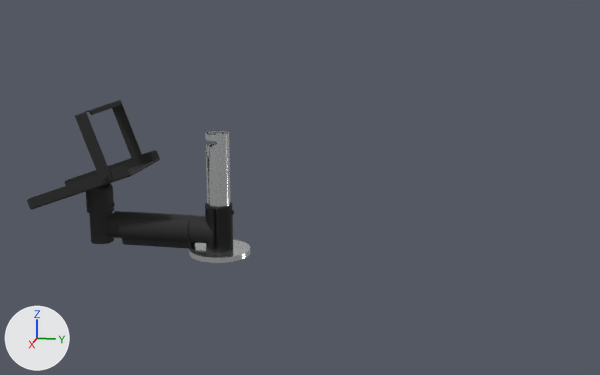
The glTF model projekt.glb as it was, and as the next commit left it.
Before and after are seen from a camera (50 mm lens) standing at (1.463, -0.841, 0.649) and looking at (0.216, -1.09, 0.337). The axes (+X, +Y, +Z) are drawn at lower left. The lights are the same throughout. The first picture is the older version. Where no turn or scale is listed for an object, it has been applied to the vertices.

Objects in the first picture: 'PL38_0006', 'PL38_0100__Flex_Arm_A', 'PL38_0100__Flex_Arm_B', 'PL38_0200'.
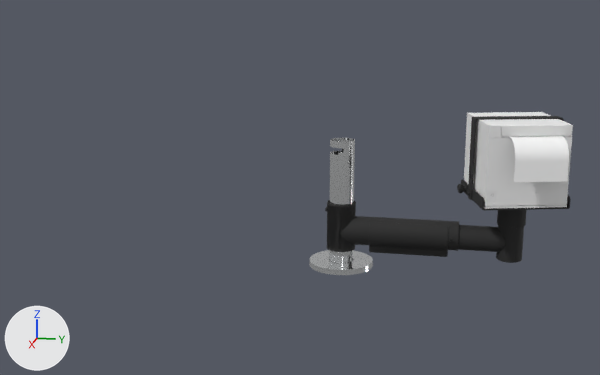
Commit message: AR update

ob_scene_001 is not drawn itself; it is the parent of ob_pl38_0100__flex_arm_a.
ob_scene_002 is not drawn itself; it is the parent of ob_pl38_0100__flex_arm_b.

Changed parts and their boxes [x1, y1, x2, y2] in the pictures (600 x 375 px):
'PL38_0100__Flex_Arm_A', moved, turned: before [110, 203, 234, 252]; after [325, 200, 459, 257]
'PL38_0007_full_c_2', added: after [464, 112, 573, 209]
'PL38_0200', moved: before [190, 131, 250, 263]; after [309, 138, 373, 275]
'PL38_0006', deleted (black): before [27, 100, 160, 214]
'PL38_0100__Flex_Arm_B', moved, turned: before [89, 212, 114, 244]; after [458, 225, 524, 263]
'PL38_0007_full_c_1', added: after [510, 136, 569, 182]
'PL38_0007', added: after [457, 116, 571, 228]

What the commit changed:
Material 'Pulverbeschichtung_(Dunkelgrau)' (mat_pulverbeschichtung__dunkelgrau) is new.
Its base color is (0.85, 0.85, 0.85) (white #ededed).
Its roughness is 1.0.
Material 'Papier_(Weiß)' (mat_papier__weiß) is new.
Its base color is (0.95, 0.95, 0.95) (white #f9f9f9).
Its roughness is 1.0.
Mesh me_mesh_5 is new.
It has 329 vertices, 638 faces and spans x -0.0877..0.0582, y -0.0769..0.069, z -0.0595..0.0595.
It uses material mat_pulverbeschichtung__dunkelgrau (white #ededed).
Mesh me_mesh_4 is new.
It has 52 vertices, 100 faces and spans x 0.027..0.08, y -0.0186..0.0629, z -0.0143..0.0433.
It uses material mat_papier__weiß (white #f9f9f9).
Mesh me_mesh_3_1 is new.
It has 13274 vertices, 26568 faces and spans x -0.075..0.075, y -0.082..0.077, z -0.081..0.081.
It uses material mat_material_3 (black #262626).
Object 'PL38_0200' (ob_pl38_0200) moves from (0.2, -1.228, 0.315) to (0.218, -1.023, 0.315).
Object 'Scene.001' (ob_scene_001) moves from (0.2, -1.307, 0.26) to (0.218, -0.945, 0.279).
Object 'Scene.001' (ob_scene_001) turns from (0, 0, 90) to (0, 0, -90) degrees about x, y and z.
Object 'Scene.002' (ob_scene_002) moves from (0.2, -1.356, 0.265) to (0.219, -0.846, 0.283).
Object 'Scene.002' (ob_scene_002) turns from (0, 0, 90) to (0, 0, -90) degrees about x, y and z.
Object 'PL38_0006' (ob_pl38_0006) is deleted.
Object 'PL38_0007_full_c_2' (ob_pl38_0007_full_c_2) is new; it shows me_mesh_5.
Its location is (0.233, -0.761, 0.397).
Object 'PL38_0007_full_c_1' (ob_pl38_0007_full_c_1) is new; it shows me_mesh_4.
Its location is (0.233, -0.761, 0.397).
Object 'PL38_0007' (ob_pl38_0007) is new; it shows me_mesh_3_1.
Its location is (0.219, -0.765, 0.377).
